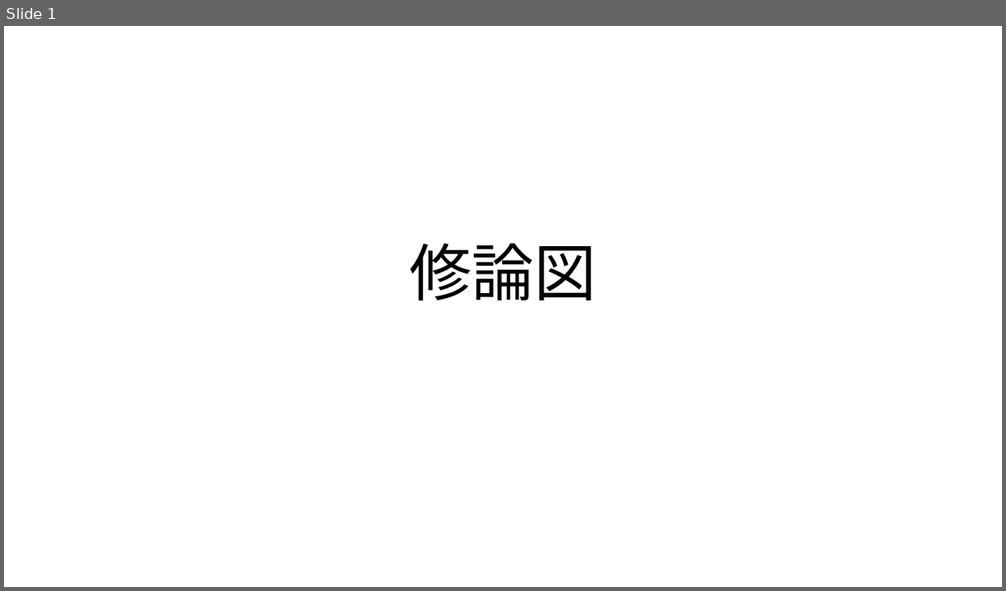
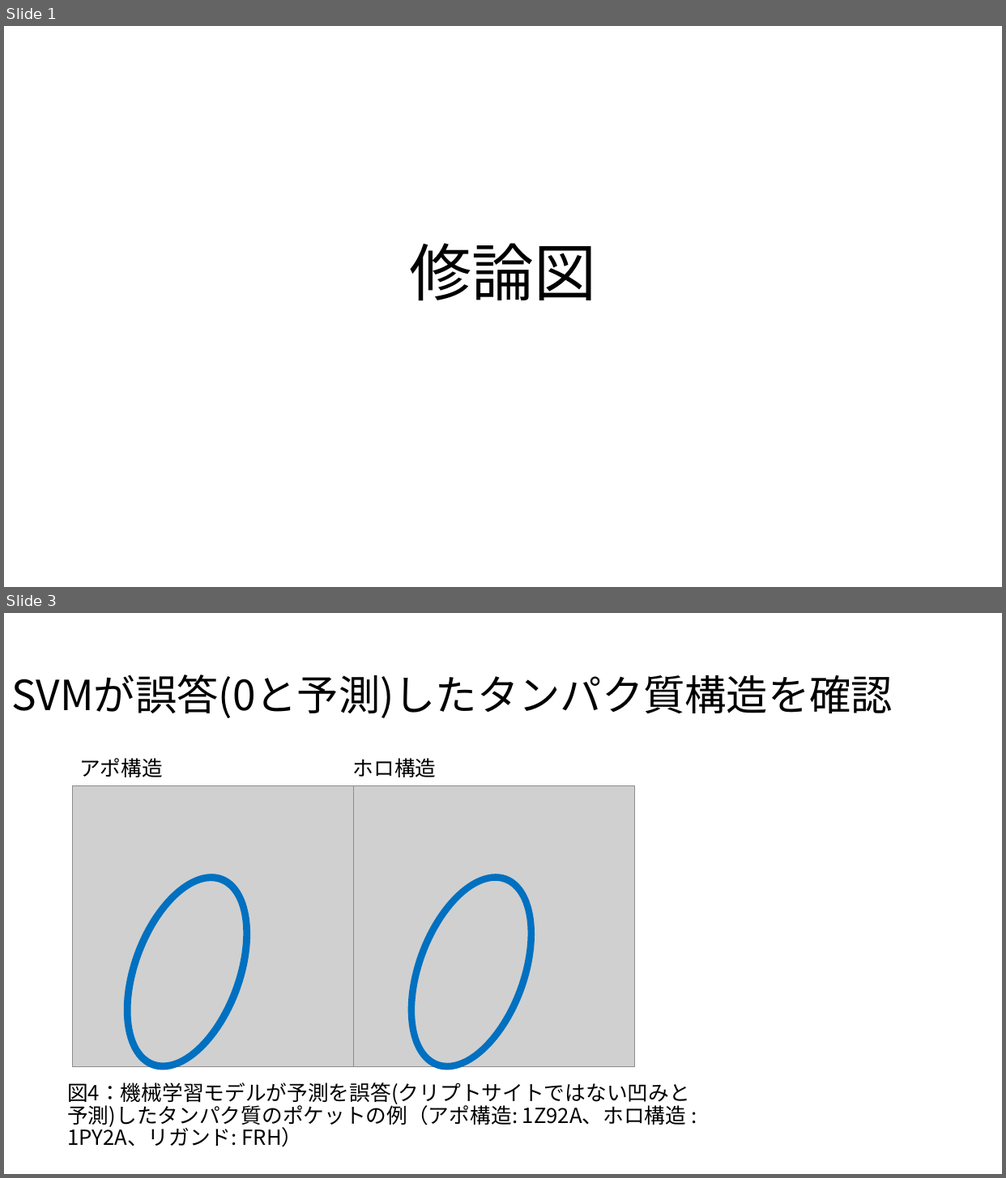
Before and after one commit to MasahitoKumada/research, a slide deck: 2021/doc/修論図.pptx. Shown one above the other, each under a label of ours: slide 1 before the commit, slides 1 and 3 after it; the slides between them are not shown. The pictures are 1006x591 and 1006x1178 pixels, drawn with LibreOffice and Linux fonts; fonts in the diff are those of the drawing; grey boxes stand for pictures. Boxes give left, top, right and bottom in pixels: in the first picture for what was removed or moved away, otherwise in the second. Text is boxed around its words. In the diff, an @@ line names an element or a change of style, - is before the commit and + after.

```diff
--- a/2021/doc/修論図.pptx
+++ b/2021/doc/修論図.pptx
@@ slide 3 added at (4, 613, 1002, 1174), background #FFFFFF @@
@@ text added at (11, 675, 893, 718), 40 pt, text #000000 @@
+SVMが誤答(0と予測)したタンパク質構造を確認
@@ group added at (72, 758, 635, 1088): 2 texts, 2 pictures, 2 donuts @@
+アポ構造
+ホロ構造
@@ text added at (67, 1083, 690, 1148), 20 pt, text #000000 @@
+図4：機械学習モデルが予測を誤答(クリプトサイトではない凹みと予測)したタンパク質のポケットの例（アポ構造: 1Z92A、ホロ構造 : 1PY2A、リガンド: FRH）
```
Also in this commit, not shown: 1 other slide added, 1 slide removed, 15 other files.
